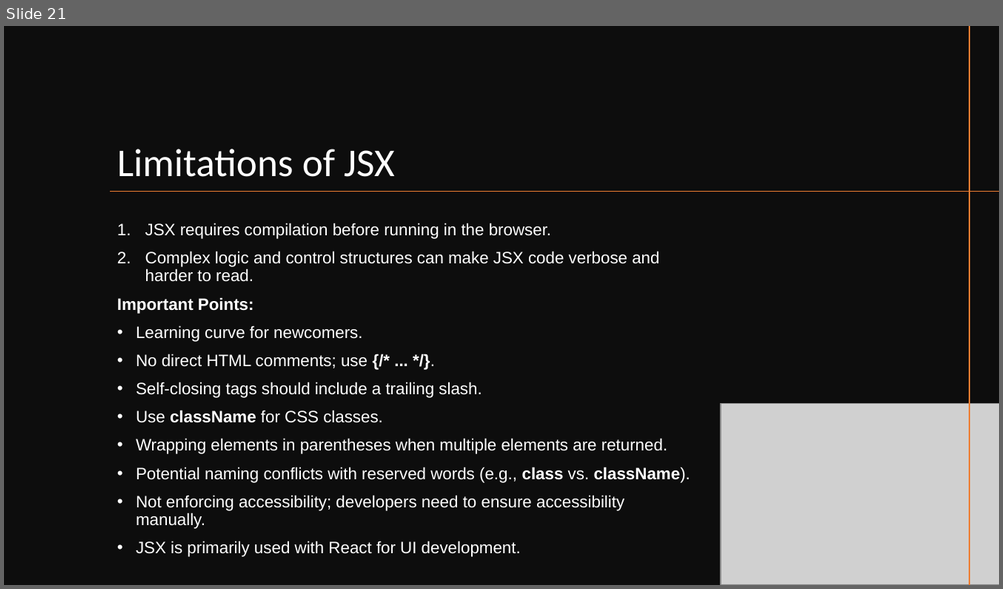
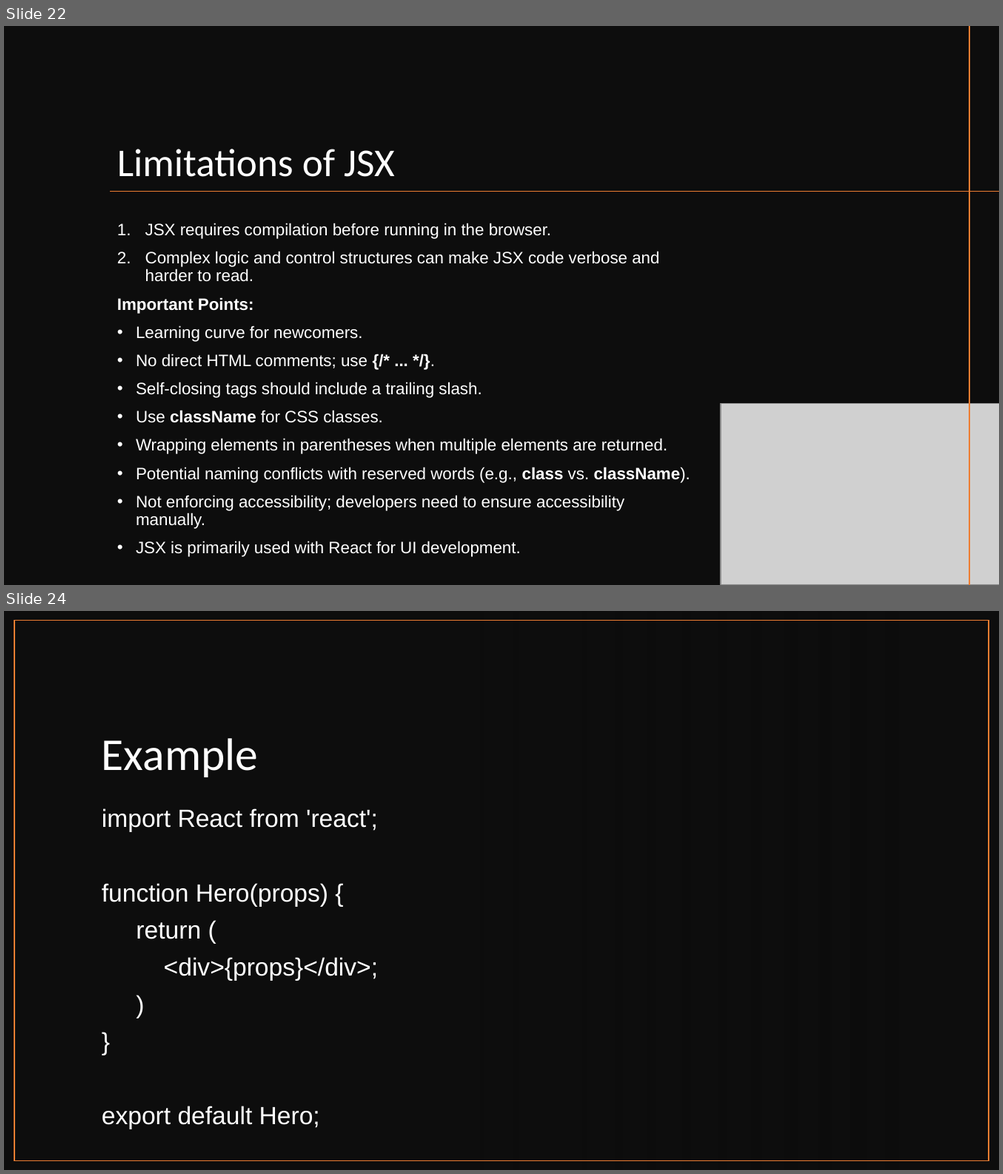
Before and after one commit to SivaPrasannaS/skg, a slide deck: react/study_materials/React.pptx. Shown one above the other, each under a label of ours: slide 21 before the commit, slides 22 and 24 after it; the slides between them are not shown. The pictures are 1003x589 and 1003x1174 pixels, drawn with LibreOffice and Linux fonts; fonts in the diff are those of the drawing; grey boxes stand for pictures; background and template pictures are left out; a plain dark background stands for a picture behind light text. Boxes give left, top, right and bottom in pixels: in the first picture for what was removed or moved away, otherwise in the second. Text is boxed around its words. In the diff, an @@ line names an element or a change of style, - is before the commit and + after.

Commit message:
Updated content in react ppt

```diff
--- a/react/study_materials/React.pptx
+++ b/react/study_materials/React.pptx
@@ slide 24 added at [4,611,999,1170], background picture (left out) @@
@@ rectangle added at [4,611,999,1170], fill #0D0D0D @@
@@ rectangle added at [4,611,999,1170], fill gradient #0D0D0D @@
@@ rectangle added at [14,621,989,1162], outline #ED7D31 1 pt @@
@@ title added at [102,738,258,777], 44 pt, text #FFFFFF @@
+Example
@@ text added at [102,809,378,1130], 24 pt, text #FFFFFF @@
+import React from 'react';
+function Hero(props) {
+return (
+<div>{props}</div>;
+)
+}
+export default Hero;
@@ what was slide 21 is now slide 22 @@
```
Also in this commit, not shown: 6 slides changed, 8 other slides added, 4 other files.
